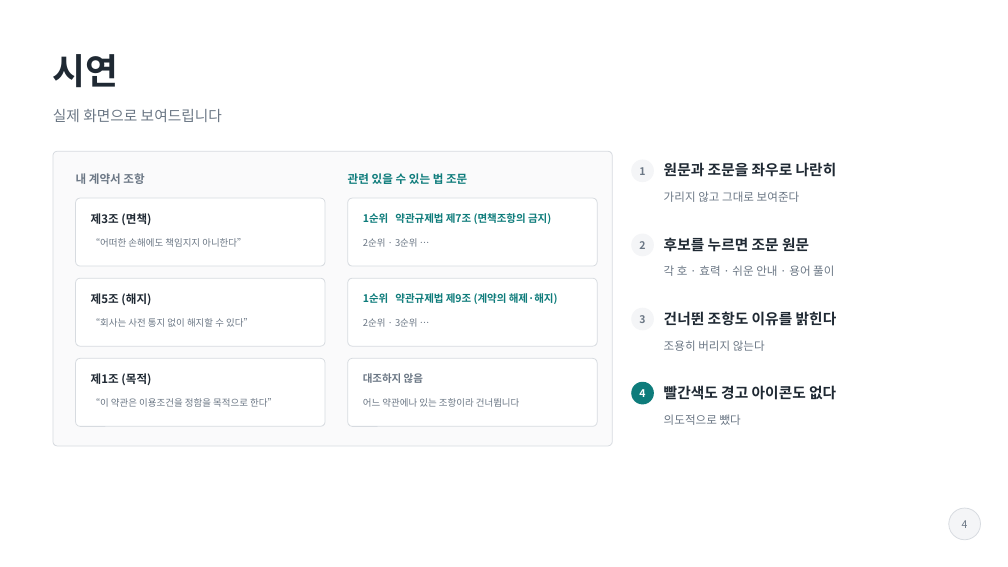
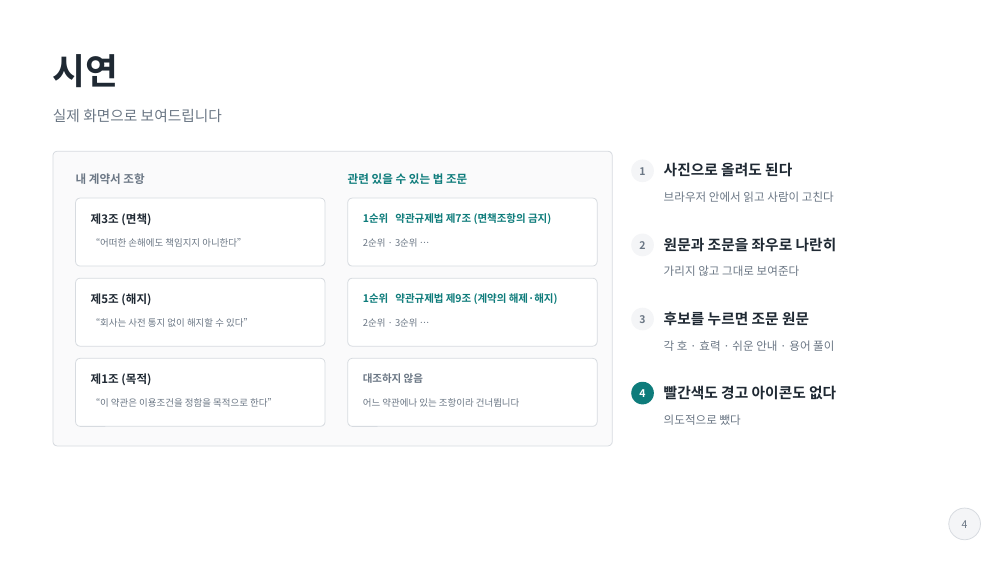
Before and after one commit to ASYNCGUY-dot/contract-lens, a slide deck: slide 4 of docs/계약서돋보기_발표_최지수.pptx. Drawn at 1008x567 pixels with LibreOffice and Linux fonts; fonts in the diff are those of the drawing. Boxes give left, top, right and bottom in pixels: in the first picture for what was removed or moved away, otherwise in the second. Text is boxed around its words. In the diff, an @@ line names an element or a change of style, - is before the commit and + after.

```diff
--- a/docs/계약서돋보기_발표_최지수.pptx
+++ b/docs/계약서돋보기_발표_최지수.pptx
@@ text added at [664,162,792,177], 14 pt, text #1F2933, bold @@
+사진으로 올려도 된다
@@ text added at [664,191,834,202], 11 pt, text #6B7785 @@
+브라우저 안에서 읽고 사람이 고친다
@@ 4 texts: place and size @@
-4 texts at [664,162,837,276]
+4 texts at [664,237,837,351]
@@ text removed at [664,311,837,326] @@
-건너뛴 조항도 이유를 밝힌다
@@ text removed at [664,340,765,351] @@
-조용히 버리지 않는다
```
Also in this commit, not shown: 2 other slides changed, 1 slide added, 4 other files.
